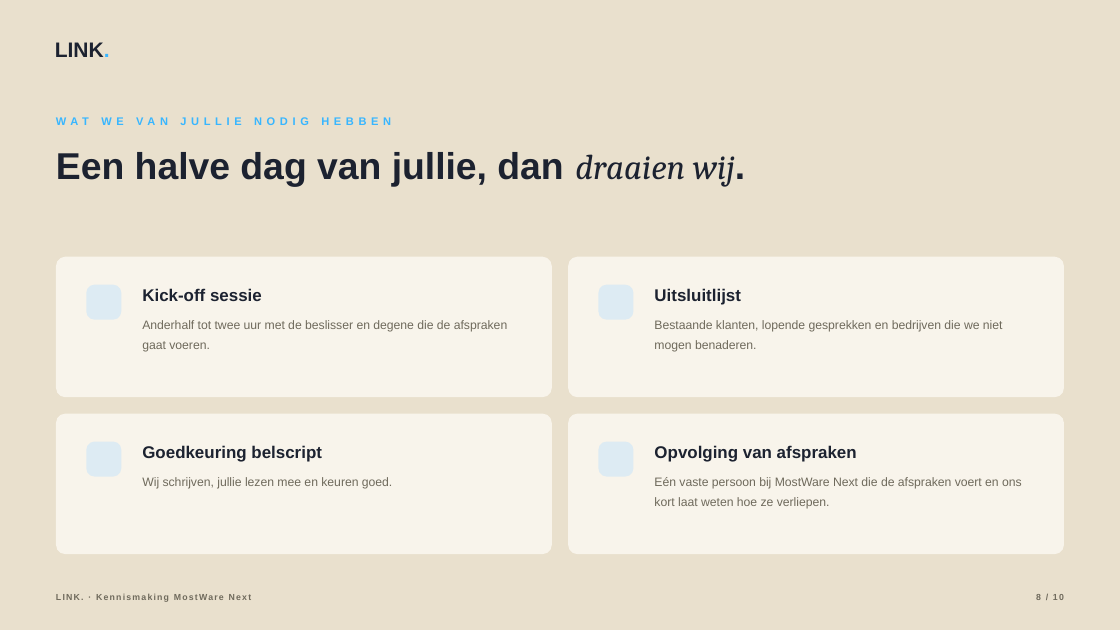
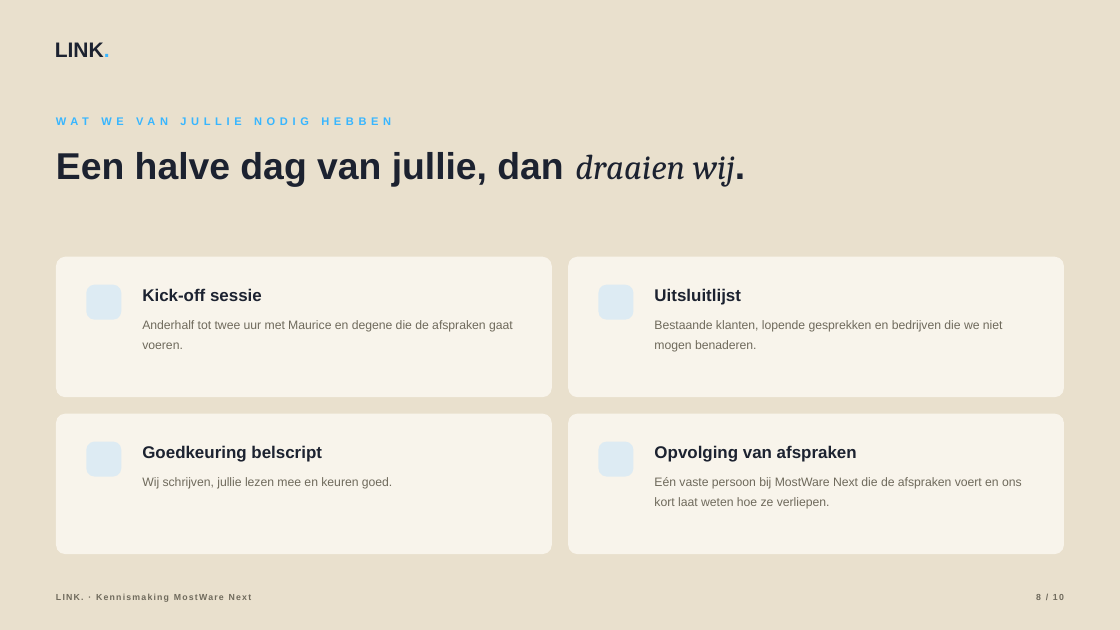
Before and after one commit to hens-lang/Test, a slide deck: slide 8 of output/LINK. kennismaking MostWare Next.pptx. Drawn at 1120x630 pixels with LibreOffice and Linux fonts; fonts in the diff are those of the drawing; background and template pictures are left out. Boxes give left, top, right and bottom in pixels: in the first picture for what was removed or moved away, otherwise in the second. Text is boxed around its words. In the diff, an @@ line names an element or a change of style, - is before the commit and + after.

```diff
--- a/output/LINK. kennismaking MostWare Next.pptx
+++ b/output/LINK. kennismaking MostWare Next.pptx
@@ text at [142,320,513,349]: text changed @@
-Anderhalf tot twee uur met de beslisser en degene die de afspraken gaat voeren.
+Anderhalf tot twee uur met Maurice en degene die de afspraken gaat voeren.
```
Also in this commit, not shown: 4 other slides changed, 8 other files.
